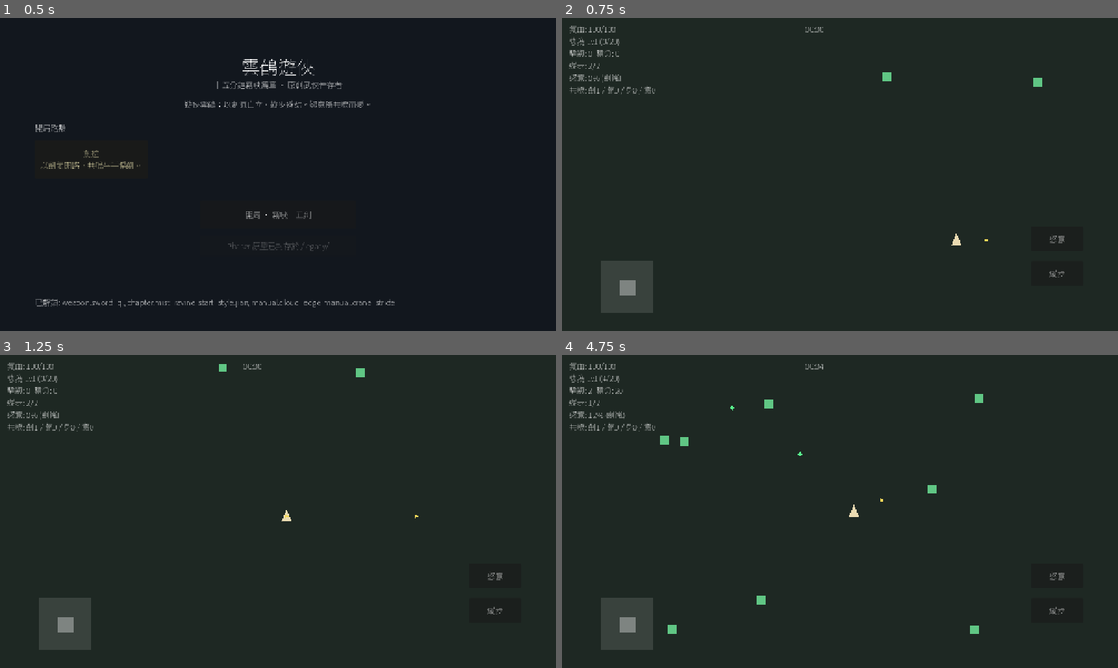
Above: before the commit, frames 1-4 (two rows, left to right).
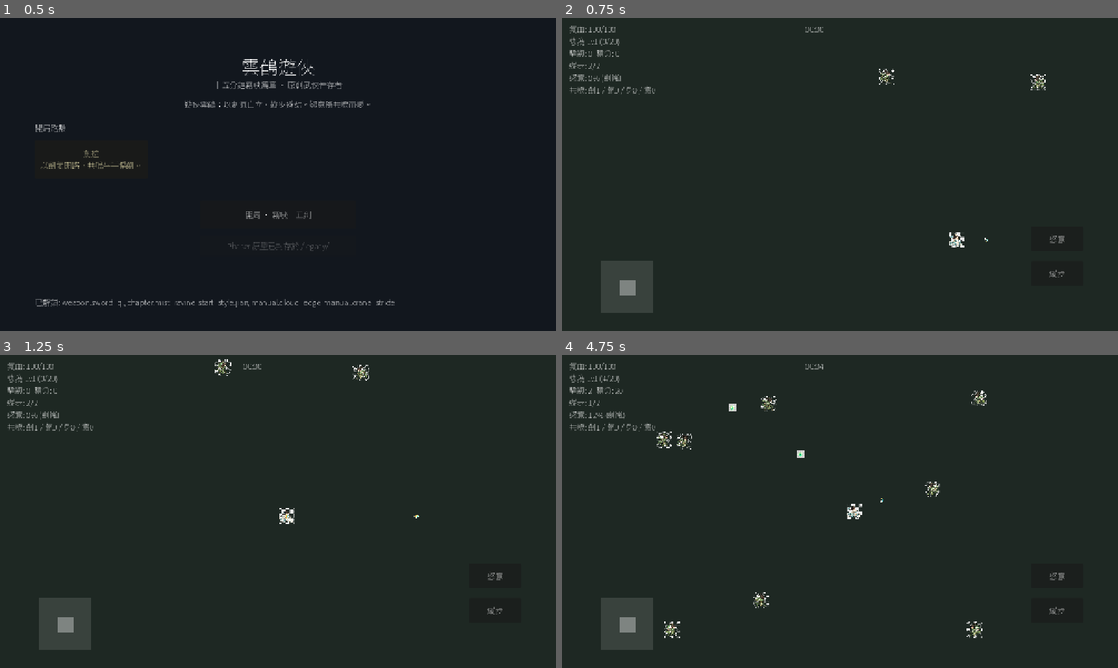
Above: after the commit, the same moments.

Repository: poirotw66/wandering-sword-survivors
Game: Godot game, scene res://scenes/boot/boot.tscn
Two runs of this game, one before a commit and one after it. Both use one fixed random seed, a clock stepped at 60 frames per second and the inputs below.
Inputs (mouse positions are in pixels of both pictures, inside the frame that each line leads up to):
- Up to frame 1 (0.5 s): no input
- Up to frame 2 (0.75 s): click "開局 · 霧峽十五刻" at 0.5 s
- Up to frame 3 (1.25 s): no input
- Up to frame 4 (4.75 s): click "縱步" at 1.25 s; click "怒意" at 2 s; move the mouse to (962, 495) at 2.77 s; hold D (move_right) 2.78-3.5 s; tap Space (dash) at 2.85 s; click (962, 495) at 2.92 s; drag from (728, 527) to (856, 511) at 3.52 s; move the mouse to (895, 442) at 4.27 s; hold D (move_right) from 4.28 s (still down); hold 2 (upgrade_2) from 4.28 s (still down)

Frame 1 is identical in both runs. In frame 2, 0.3% of the frame differs, in the area x 57-87%, y 16-74%; in frame 3, 0.3%; in frame 4, 0.8%, in the area x 17-77%, y 11-91%.

Commit message:
feat(godot): add Wave 1 combat art catalog and sprites
Introduce ArtCatalog with polygon fallback, wire Sprite2D skins for
player/enemies/projectiles/pickups, and ship chibi PNGs plus prompts.

Co-authored-by: Justin <poirotw66@users.noreply.github.com>

Diff:
--- /dev/null
+++ b/godot/scripts/art/art_catalog.gd
@@ -0,0 +1,83 @@
+class_name ArtCatalog
+extends RefCounted
+
+## Resolves content ids to optional textures under res://assets/art/.
+## Missing files return null so callers keep Polygon2D fallbacks.
+
+const ROOT := "res://assets/art/"
+
+static var _cache: Dictionary = {}
+
+static func wave1_manifest() -> PackedStringArray:
+	return PackedStringArray([
+		"player_yunhe",
+		"enemy.green_cliff",
+		"enemy.crimson_sand",
+		"enemy.frost_peak",
+		"enemy.ink_river",
+		"enemy.mist_bandit",
+		"enemy.reed_knife",
+		"boss.ravine_enforcer",
+		"boss.sand_hierarch",
+		"boss.frost_blade_fiend",
+		"proj_sword_qi",
+		"proj_enemy",
+		"pickup_xp",
+		"pickup_heal",
+	])
+
+
+static func file_stem(content_id: String) -> String:
+	return content_id.replace(".", "_")
+
+
+static func path_for(content_id: String) -> String:
+	var stem := file_stem(content_id)
+	if stem == "player_yunhe" or stem.begins_with("enemy_") or stem.begins_with("boss_"):
+		return ROOT + "characters/" + stem + ".png"
+	if stem.begins_with("proj_"):
+		return ROOT + "projectiles/" + stem + ".png"
+	if stem.begins_with("pickup_"):
+		return ROOT + "pickups/" + stem + ".png"
+	return ""
+
+
+static func texture_for(content_id: String) -> Texture2D:
+	if _cache.has(content_id):
+		return _cache[content_id] as Texture2D
+	var path := path_for(content_id)
+	if path.is_empty() or not ResourceLoader.exists(path):
+		_cache[content_id] = null
+		return null
+	var tex := load(path) as Texture2D
+	_cache[content_id] = tex
+	return tex
+
+
+static func apply(sprite: Sprite2D, poly: CanvasItem, content_id: String, px_height: float) -> bool:
+	var tex := texture_for(content_id)
+	if sprite == null:
+		return false
+	if tex == null:
+		sprite.visible = false
+		sprite.texture = null
+		if poly:
+			poly.visible = true
+		return false
+	sprite.texture = tex
+	sprite.centered = true
+	var th := float(tex.get_height())
+	var s := px_height / th if th > 0.0 else 1.0
+	sprite.scale = Vector2(s, s)
+	sprite.visible = true
+	if poly:
+		poly.visible = false
+	return true
+
+
+static func clear(sprite: Sprite2D, poly: CanvasItem) -> void:
+	if sprite:
+		sprite.visible = false
+		sprite.texture = null
+	if poly:
+		poly.visible = true
--- a/godot/scripts/combat/enemy.gd
+++ b/godot/scripts/combat/enemy.gd
@@ -8,6 +8,7 @@
 var _tank_lock: float = 0.0
 var _alive := false
 var _poly: Polygon2D
+var _sprite: Sprite2D
 var _warn: Polygon2D
 var _boss_skill_cd: float = 2.0
 var _boss_cast: float = 0.0
@@ -26,6 +27,11 @@
 		_poly.name = "BodyPoly"
 		_poly.polygon = PackedVector2Array([Vector2(-10, -10), Vector2(10, -10), Vector2(10, 10), Vector2(-10, 10)])
 		add_child(_poly)
+	if _sprite == null:
+		_sprite = Sprite2D.new()
+		_sprite.name = "BodySprite"
+		_sprite.z_index = 1
+		add_child(_sprite)
 	if _warn == null:
 		_warn = Polygon2D.new()
 		_warn.name = "WarnPoly"
@@ -47,6 +53,7 @@
 	_boss_cast = 0.0
 	_boss_signature = ""
 	velocity = Vector2.ZERO
+	ArtCatalog.clear(_sprite, _poly)
 
 func activate(enemy_def: EnemyDef, pos: Vector2) -> void:
 	_ensure_built()
@@ -59,6 +66,8 @@
 	_poly.color = enemy_def.tint
 	var scale_v := 1.0 if not enemy_def.is_boss else 1.8
 	_poly.scale = Vector2(scale_v, scale_v)
+	var px_h := enemy_def.radius * (2.6 if not enemy_def.is_boss else 3.4)
+	ArtCatalog.apply(_sprite, _poly, enemy_def.id, px_h)
 	var cs := get_node("CollisionShape2D") as CollisionShape2D
 	if cs:
 		var sh := CircleShape2D.new()
@@ -139,6 +148,8 @@
 	if def.is_boss:
 		_boss_skills(delta, dir)
 	move_and_slide()
+	if _sprite and _sprite.visible and absf(velocity.x) > 8.0:
+		_sprite.flip_h = velocity.x < 0.0
 
 func _tick_boss_cast(delta: float, dir: Vector2) -> void:
 	_boss_cast -= delta
--- a/godot/scripts/combat/enemy_projectile.gd
+++ b/godot/scripts/combat/enemy_projectile.gd
@@ -5,6 +5,8 @@
 var lifetime: float = 2.2
 var _dir: Vector2 = Vector2.RIGHT
 var _spent := false
+var _poly: Polygon2D
+var _sprite: Sprite2D
 
 func _ready() -> void:
 	collision_layer = 16
@@ -13,11 +15,20 @@
 	if not body_entered.is_connected(_on_body):
 		body_entered.connect(_on_body)
 	if not has_node("Poly"):
-		var poly := Polygon2D.new()
-		poly.name = "Poly"
-		poly.polygon = PackedVector2Array([Vector2(-3, -3), Vector2(5, 0), Vector2(-3, 3)])
-		poly.color = Color(0.9, 0.4, 0.45)
-		add_child(poly)
+		_poly = Polygon2D.new()
+		_poly.name = "Poly"
+		_poly.polygon = PackedVector2Array([Vector2(-3, -3), Vector2(5, 0), Vector2(-3, 3)])
+		_poly.color = Color(0.9, 0.4, 0.45)
+		add_child(_poly)
+	else:
+		_poly = $Poly
+	if not has_node("BodySprite"):
+		_sprite = Sprite2D.new()
+		_sprite.name = "BodySprite"
+		_sprite.z_index = 1
+		add_child(_sprite)
+	else:
+		_sprite = $BodySprite
 	if not has_node("CollisionShape2D"):
 		var cs := CollisionShape2D.new()
 		cs.name = "CollisionShape2D"
@@ -28,6 +39,7 @@
 
 func on_pool_release() -> void:
 	_spent = false
+	ArtCatalog.clear(_sprite, _poly)
 
 func launch(origin: Vector2, dir: Vector2, dmg: float, spd: float) -> void:
 	_spent = false
@@ -42,6 +54,9 @@
 	var cs := get_node_or_null("CollisionShape2D") as CollisionShape2D
 	if cs:
 		cs.set_deferred("disabled", false)
+	ArtCatalog.apply(_sprite, _poly, "proj_enemy", 14.0)
+	if _sprite and _sprite.visible and _dir.x != 0.0:
+		_sprite.flip_h = _dir.x < 0.0
 
 func _physics_process(delta: float) -> void:
 	if _spent:
--- a/godot/scripts/combat/pickup.gd
+++ b/godot/scripts/combat/pickup.gd
@@ -4,6 +4,7 @@
 var amount: int = 2
 var _alive := false
 var _poly: Polygon2D
+var _sprite: Sprite2D
 
 func _ready() -> void:
 	collision_layer = 8
@@ -13,6 +14,10 @@
 	_poly = Polygon2D.new()
 	_poly.polygon = PackedVector2Array([Vector2(0, -6), Vector2(5, 0), Vector2(0, 6), Vector2(-5, 0)])
 	add_child(_poly)
+	_sprite = Sprite2D.new()
+	_sprite.name = "BodySprite"
+	_sprite.z_index = 1
+	add_child(_sprite)
 	var cs := CollisionShape2D.new()
 	cs.name = "CollisionShape2D"
 	var sh := CircleShape2D.new()
@@ -22,6 +27,7 @@
 
 func on_pool_release() -> void:
 	_alive = false
+	ArtCatalog.clear(_sprite, _poly)
 
 func activate(pos: Vector2, pickup_kind: String, xp_amount: int) -> void:
 	global_position = pos
@@ -29,6 +35,8 @@
 	amount = xp_amount
 	_alive = true
 	_poly.color = Color(0.35, 0.95, 0.55) if kind == "xp" else Color(0.95, 0.35, 0.4)
+	var art_id := "pickup_xp" if kind == "xp" else "pickup_heal"
+	ArtCatalog.apply(_sprite, _poly, art_id, 18.0)
 	visible = true
 	set_deferred("monitoring", true)
 	var cs := get_node_or_null("CollisionShape2D") as CollisionShape2D
--- a/godot/scripts/combat/player.gd
+++ b/godot/scripts/combat/player.gd
@@ -17,6 +17,7 @@
 var rage_meter: float = 0.0
 var _weapon_cds: Dictionary = {}
 var _body: Polygon2D
+var _sprite: Sprite2D
 var _hurtbox: Area2D
 
 func _ready() -> void:
@@ -27,6 +28,11 @@
 	_body.polygon = PackedVector2Array([Vector2(0, -16), Vector2(12, 12), Vector2(-12, 12)])
 	_body.color = Color(0.92, 0.86, 0.7)
 	add_child(_body)
+	_sprite = Sprite2D.new()
+	_sprite.name = "BodySprite"
+	_sprite.z_index = 1
+	add_child(_sprite)
+	ArtCatalog.apply(_sprite, _body, "player_yunhe", 36.0)
 	var cs := CollisionShape2D.new()
 	var circle := CircleShape2D.new()
 	circle.radius = 12
@@ -75,7 +81,11 @@
 		try_rage()
 	_fire_weapons(delta)
 	_iframe = maxf(0.0, _iframe - delta)
-	_body.modulate = Color(1.4, 1.4, 1.6) if _iframe > 0.0 else Color.WHITE
+	var flash := Color(1.4, 1.4, 1.6) if _iframe > 0.0 else Color.WHITE
+	_body.modulate = flash
+	if _sprite:
+		_sprite.modulate = flash
+		_sprite.flip_h = _facing.x < 0.0
 
 func _tick_dash(delta: float) -> void:
 	_dash_time = maxf(0.0, _dash_time - delta)
--- a/godot/scripts/combat/projectile.gd
+++ b/godot/scripts/combat/projectile.gd
@@ -11,6 +11,7 @@
 var _is_orbit := false
 var _is_strike := false
 var _poly: Polygon2D
+var _sprite: Sprite2D
 var _pull_strength: float = 0.0
 var _heal_on_hit: float = 0.0
 var _heal_target: Node = null
@@ -35,6 +36,13 @@
 		add_child(_poly)
 	else:
 		_poly = $Poly
+	if not has_node("BodySprite"):
+		_sprite = Sprite2D.new()
+		_sprite.name = "BodySprite"
+		_sprite.z_index = 1
+		add_child(_sprite)
+	else:
+		_sprite = $BodySprite
 	if not has_node("CollisionShape2D"):
 		var cs := CollisionShape2D.new()
 		cs.name = "CollisionShape2D"
@@ -52,6 +60,7 @@
 	_heal_target = null
 	_return_damage_mult = 0.0
 	set_meta("spent", false)
+	ArtCatalog.clear(_sprite, _poly)
 
 func launch(origin: Vector2, dir: Vector2, dmg: float, spd: float, pierce: int, radius: float, strike: bool) -> void:
 	_ensure_built()
@@ -75,6 +84,9 @@
 			cs.shape = sh
 	if _poly:
 		_poly.color = Color(1.0, 0.55, 0.3) if strike else Color(0.95, 0.85, 0.35)
+	ArtCatalog.apply(_sprite, _poly, "proj_sword_qi", maxf(14.0, radius * 1.2))
+	if _sprite and _sprite.visible and _dir.x != 0.0:
+		_sprite.flip_h = _dir.x < 0.0
 
 func launch_orbit(host: Node2D, dmg: float, radius: float, duration: float, start_angle: float = -1.0) -> void:
 	_ensure_built()
@@ -94,6 +106,7 @@
 		cs.set_deferred("disabled", false)
 	if _poly:
 		_poly.color = Color(0.7, 0.9, 1.0)
+	ArtCatalog.apply(_sprite, _poly, "proj_sword_qi", 16.0)
 
 func configure_effects(pull: float, heal_on_hit: float, heal_target: Node) -> void:
 	_pull_strength = pull
--- a/godot/tests/test_runner.gd
+++ b/godot/tests/test_runner.gd
@@ -17,6 +17,7 @@
 	failures.append_array(_test_start_style_runtime_bonuses())
 	failures.append_array(_test_save_fallback())
 	failures.append_array(_test_cjk_theme_font())
+	failures.append_array(_test_art_catalog_paths())
 	if failures.is_empty():
 		print("ALL_TESTS_PASSED")
 		get_tree().quit(0)
@@ -378,3 +379,28 @@
 		if sz.x < float(s.length()) * 8.0:
 			errs.append("CJK string too narrow (possible missing glyphs): %s" % s)
 	return errs
+
+func _test_art_catalog_paths() -> PackedStringArray:
+	var errs: PackedStringArray = PackedStringArray()
+	var strict := OS.get_environment("STRICT_ART") == "1"
+	var present := 0
+	for id in ArtCatalog.wave1_manifest():
+		var path := ArtCatalog.path_for(id)
+		if path.is_empty():
+			errs.append("art path empty for %s" % id)
+			continue
+		if not ResourceLoader.exists(path):
+			if strict:
+				errs.append("missing art (STRICT_ART): %s" % path)
+			continue
+		var tex := ArtCatalog.texture_for(id)
+		if tex == null:
+			errs.append("art exists but failed to load: %s" % path)
+		else:
+			present += 1
+	if present == 0 and strict:
+		errs.append("STRICT_ART set but no wave1 textures loaded")
+	## Fallback contract: missing art must not crash catalog.
+	if ArtCatalog.texture_for("enemy.missing_placeholder_id") != null:
+		errs.append("missing art id should return null")
+	return errs
Binary file added: godot/assets/art/characters/boss_frost_blade_fiend.png
Not shown, added: godot/assets/art/characters/boss_frost_blade_fiend.png.import
Binary file added: godot/assets/art/characters/boss_ravine_enforcer.png
Not shown, added: godot/assets/art/characters/boss_ravine_enforcer.png.import
Binary file added: godot/assets/art/characters/boss_sand_hierarch.png
Not shown, added: godot/assets/art/characters/boss_sand_hierarch.png.import
Binary file added: godot/assets/art/characters/enemy_crimson_sand.png
Not shown, added: godot/assets/art/characters/enemy_crimson_sand.png.import
Binary file added: godot/assets/art/characters/enemy_frost_peak.png
Not shown, added: godot/assets/art/characters/enemy_frost_peak.png.import
Binary file added: godot/assets/art/characters/enemy_green_cliff.png
Not shown, added: godot/assets/art/characters/enemy_green_cliff.png.import
(and 21 more such lines)
